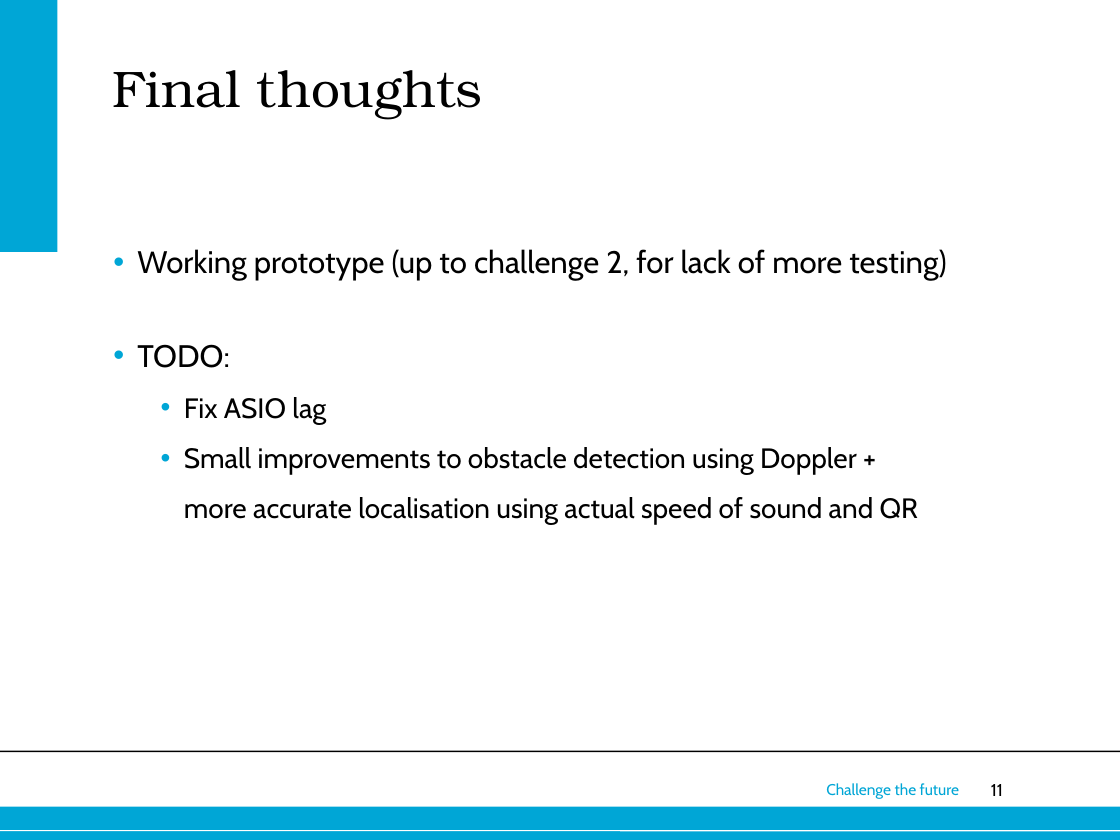
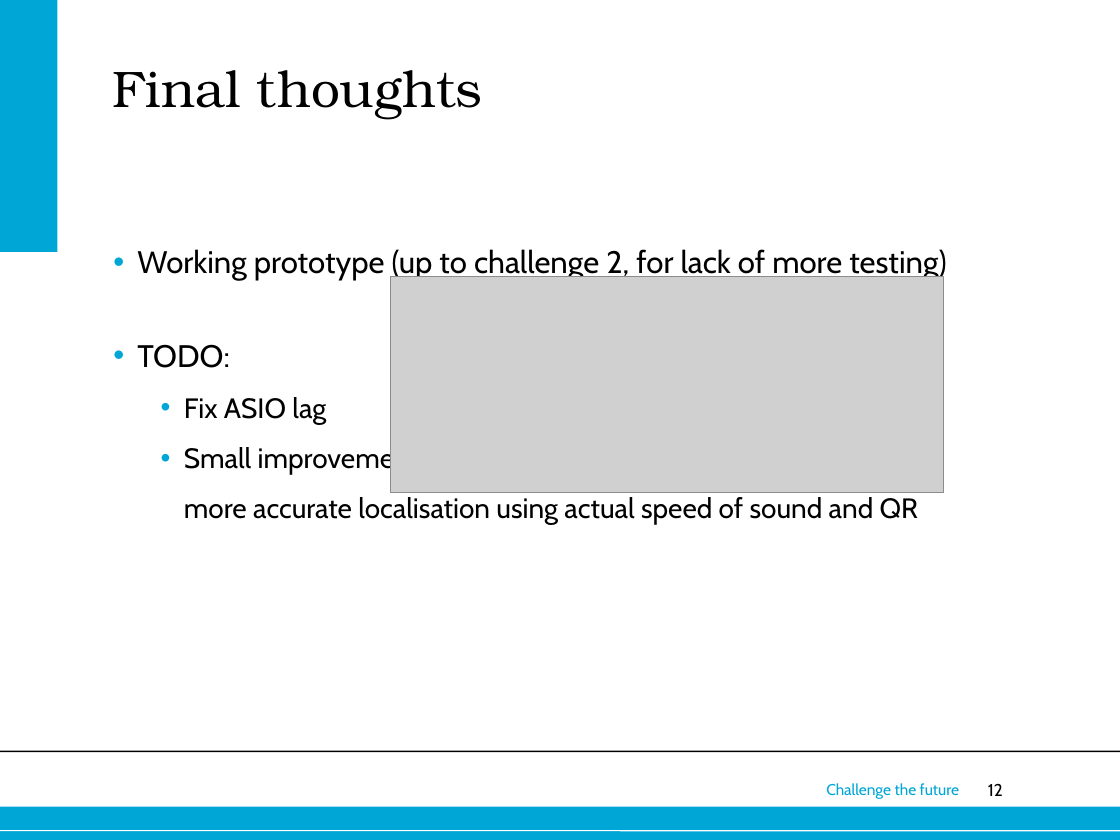
Before and after one commit to rphes/KITT-KATT, a slide deck: slide 12 of docs/final-presentation/final-presentation.pptx (slide 11 before the commit). Drawn at 1120x840 pixels with LibreOffice and Linux fonts; fonts in the diff are those of the drawing; grey boxes stand for pictures; background and template pictures are left out. Boxes give left, top, right and bottom in pixels: in the first picture for what was removed or moved away, otherwise in the second. Text is boxed around its words. In the diff, an @@ line names an element or a change of style, - is before the commit and + after.

```diff
--- a/docs/final-presentation/final-presentation.pptx
+++ b/docs/final-presentation/final-presentation.pptx
@@ picture added at bbox=[390, 277, 943, 493] @@
@@ page number at bbox=[988, 784, 1003, 796]: text changed @@
-11
+12
```
Also in this commit, not shown: 4 other slides changed, 1 slide added.
